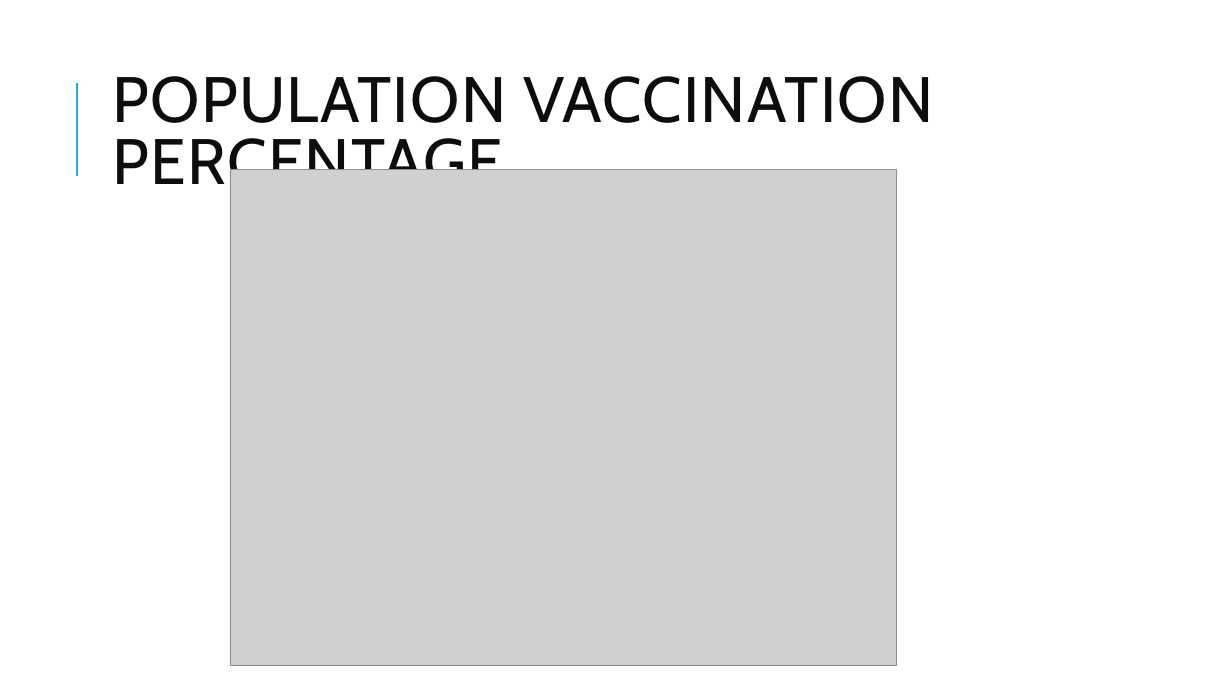
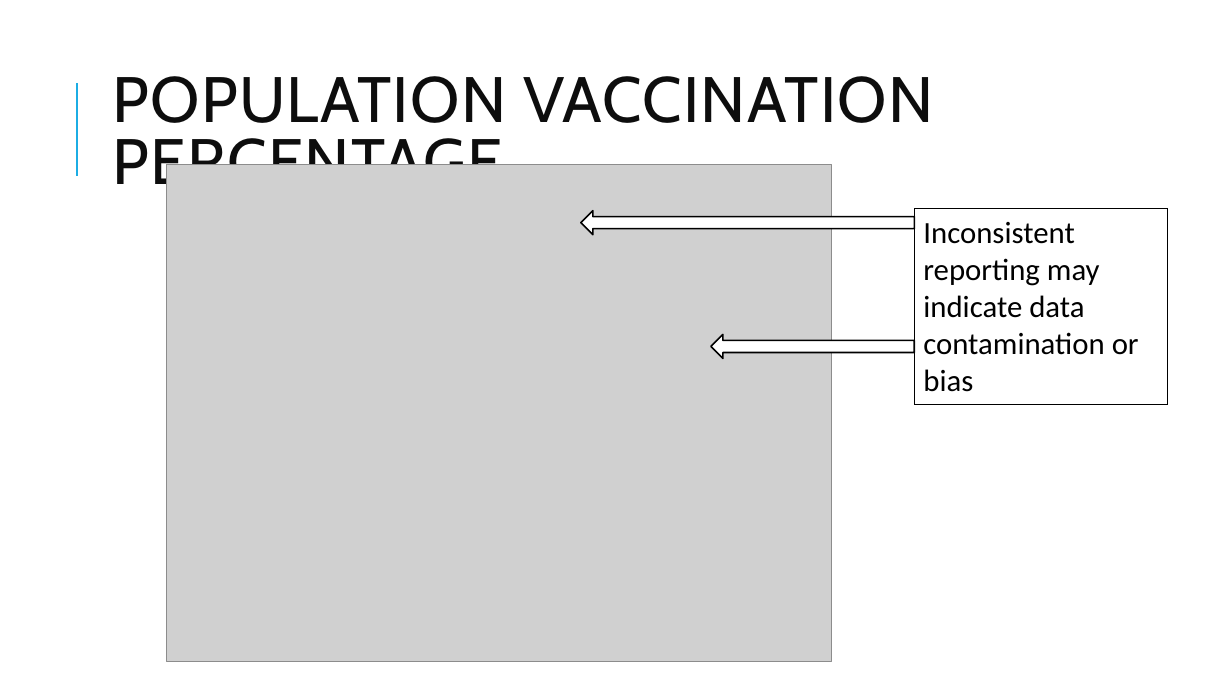
Before and after one commit to tralinde/covid_data_project, a slide deck: slide 7 of ppt/Covid Death Rates.pptx. Drawn at 1232x693 pixels with LibreOffice and Linux fonts; fonts in the diff are those of the drawing; grey boxes stand for pictures. Boxes give left, top, right and bottom in pixels: in the first picture for what was removed or moved away, otherwise in the second. Text is boxed around its words. In the diff, an @@ line names an element or a change of style, - is before the commit and + after.

```diff
--- a/ppt/Covid Death Rates.pptx
+++ b/ppt/Covid Death Rates.pptx
@@ picture: place and size @@
-picture at <box>231,169,897,665</box>
+picture at <box>166,165,832,661</box>
@@ rectangle added at <box>915,209,1169,405</box>, outline #000000 0.75 pt, 24 pt, text #000000 @@
+Inconsistent reporting may indicate data contamination or bias
@@ left arrow added at <box>581,211,915,235</box>, fill #FFFFFF, outline #000000 1.25 pt @@
@@ left arrow added at <box>711,335,914,359</box>, fill #FFFFFF, outline #000000 1.25 pt @@
```
Also in this commit, not shown: 7 other slides changed, 7 other files.
